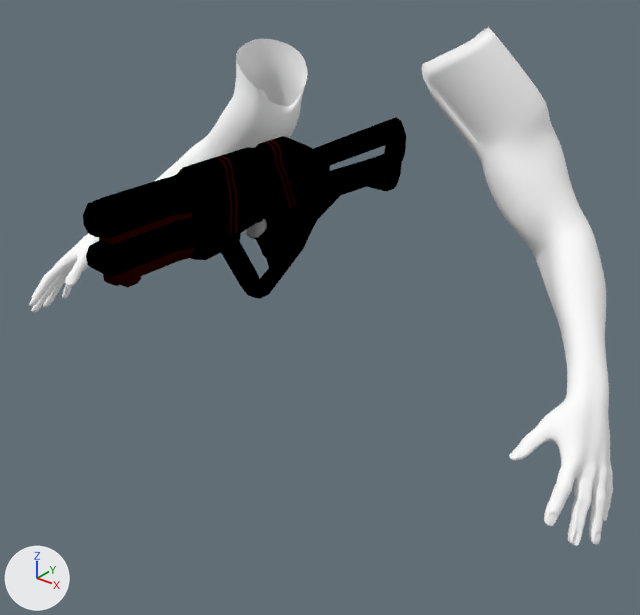
What one commit did to the Blender file Assets/Models/Weapons/Shotgun/Human7Shotgun2.blend.
Rendered twice from a 50 mm camera at (9.2, -9.91, 5.18) aimed at (0.72, 0.7, -1.39). Arrows for +X, +Y and +Z are at lower left; the lights stay in place.

The first picture shows 'HumanModel:Body', 'Shotgun'.
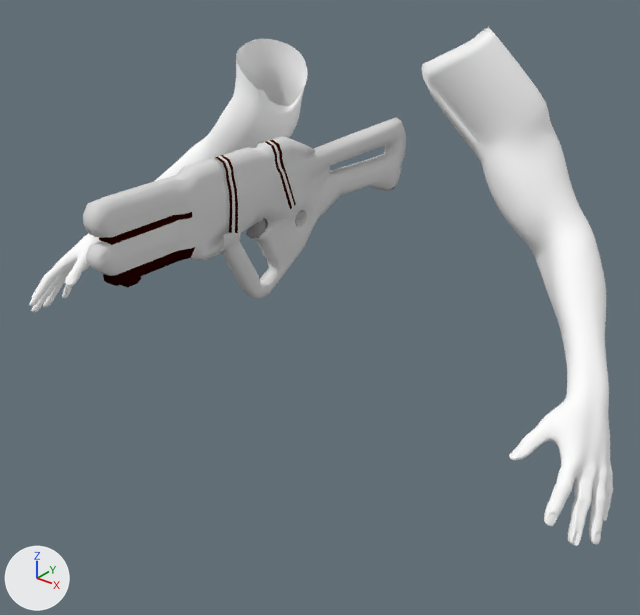
What differs and where, as boxes (x1, y1, x2, y2) in the pictures (640 x 615 px):
'Shotgun', recoloured (black to grey): (83, 117, 406, 299) in both

Edits to the bpy script that builds the scene:
```text
Change mat_black:
    mat_black.base_color: (0.0, 0.0, 0.0) -> (0.723, 0.723, 0.723)  # black #000000 -> light grey #dddddd
```
